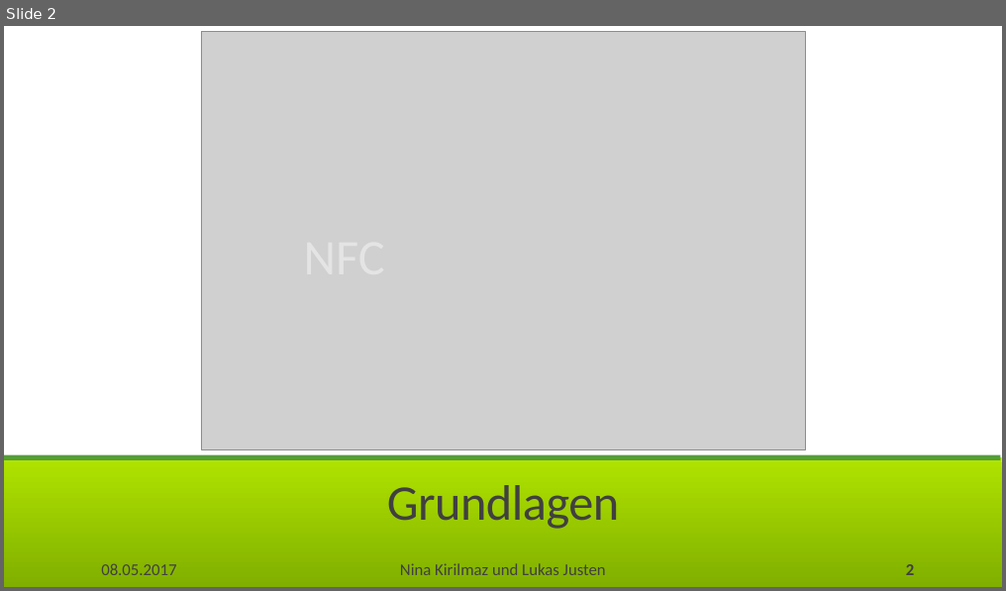
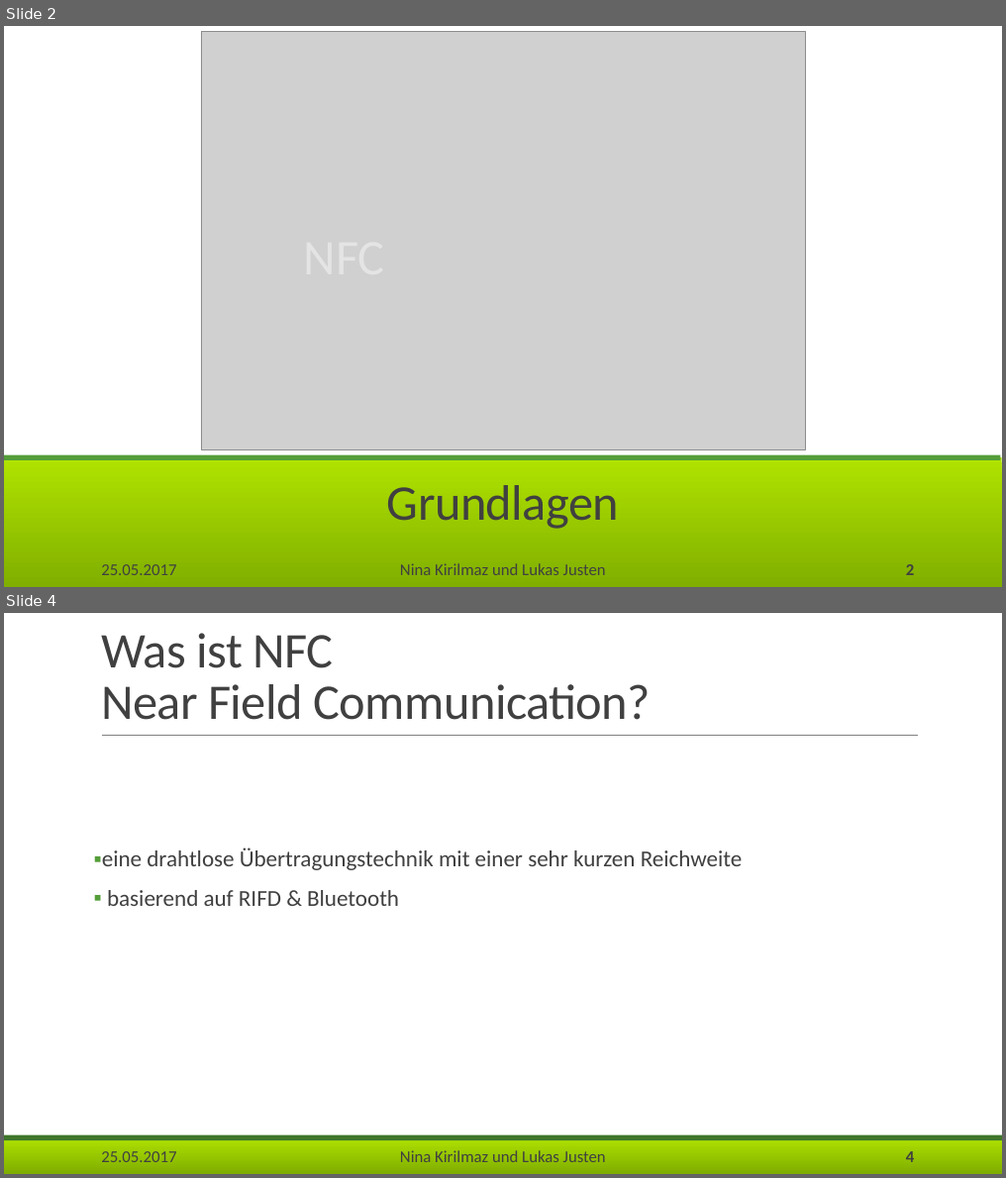
Before and after one commit to Lukas-Justen/MOVS, a slide deck: NFC.pptx. Shown one above the other, each under a label of ours: slide 2 before the commit, slides 2 and 4 after it; the slides between them are not shown. The pictures are 1006x591 and 1006x1178 pixels, drawn with LibreOffice and Linux fonts; fonts in the diff are those of the drawing; grey boxes stand for pictures; background and template pictures are left out. Boxes give left, top, right and bottom in pixels: in the first picture for what was removed or moved away, otherwise in the second. Text is boxed around its words. In the diff, an @@ line names an element or a change of style, - is before the commit and + after.

```diff
--- a/NFC.pptx
+++ b/NFC.pptx
@@ slide 4 added at (4,613,1002,1174), background #FFFFFF; not listed: 3 template elements that a slide beside it also shows @@
@@ title added at (101,633,650,720), 48 pt, text #404040 @@
+Was ist NFC Near Field Communication?
@@ line added from (102, 735) to (918, 735), #808080 0.5 pt @@
@@ text added at (102,848,743,906), 22 pt, text #404040 @@
+▪ eine drahtlose Übertragungstechnik mit einer sehr kurzen Reichweite
+▪ basierend auf RIFD & Bluetooth
@@ text added at (101,1152,176,1162), 16 pt, text #404040 @@
+25.05.2017
@@ page number added at (906,1152,914,1162), 16 pt, text #404040, bold @@
+4
@@ slide 2 changed as well @@
@@ text at (101,565,176,575): text changed @@
-08.05.2017
+25.05.2017
```
Also in this commit, not shown: 11 other slides changed, 9 other slides added.
